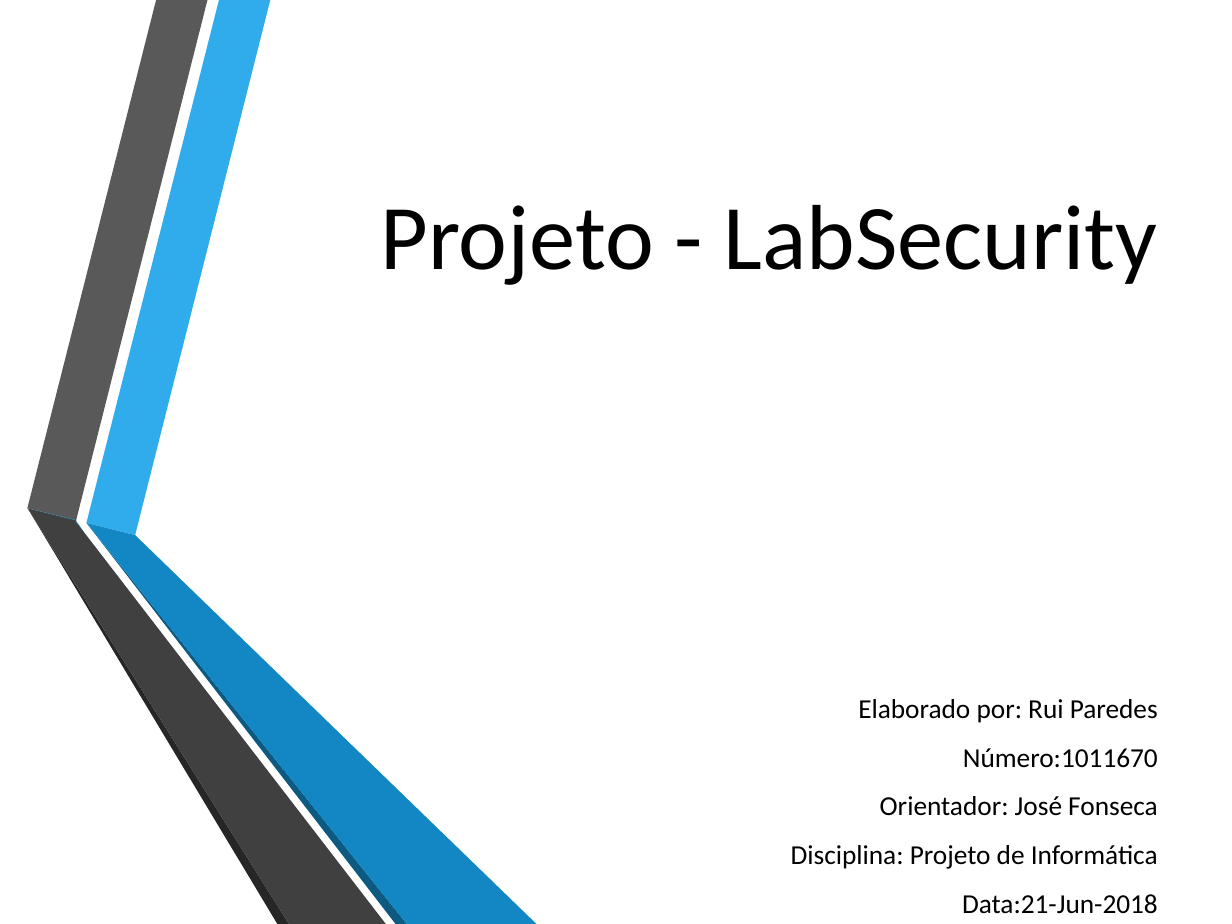
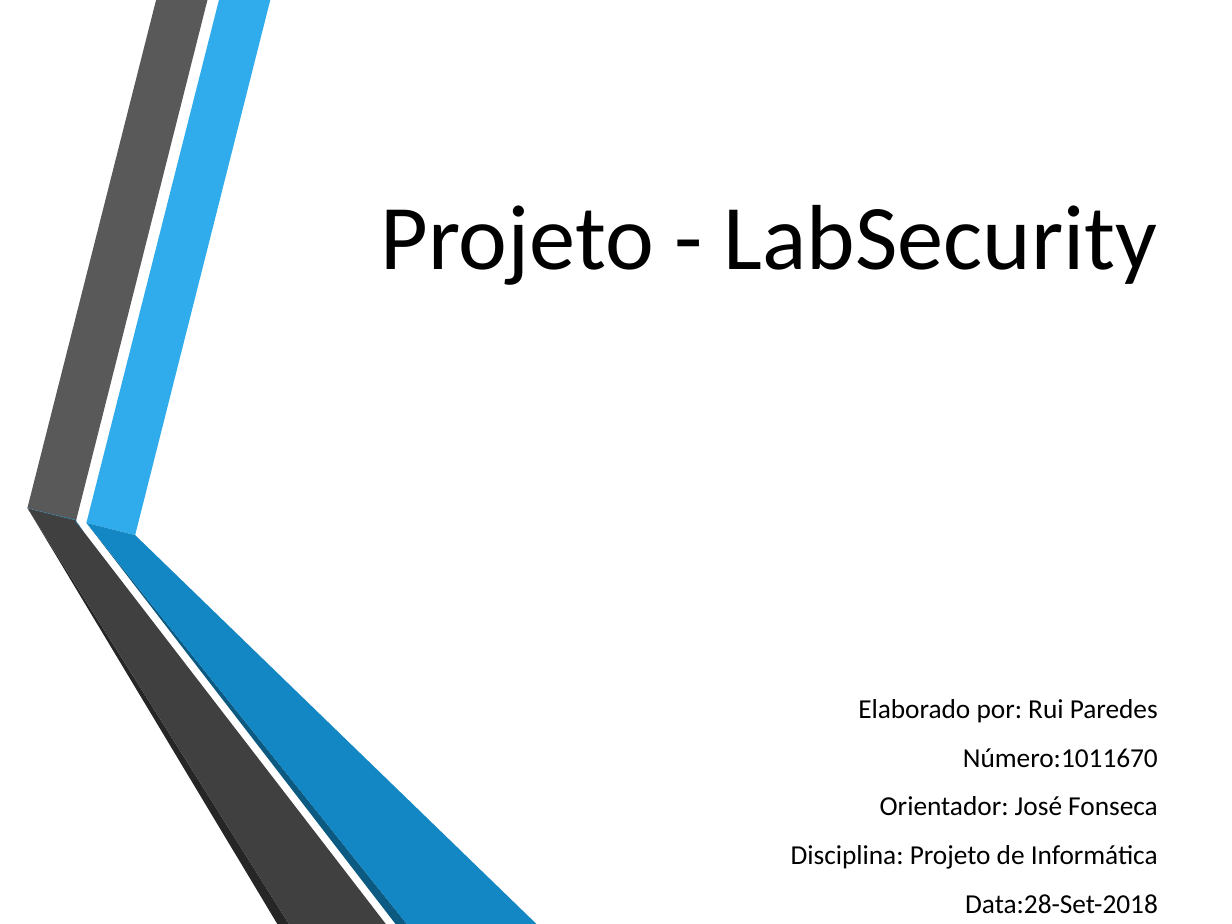
Before and after one commit to ruiparedes/ProjetoFinal, a slide deck: slide 1 of Documentos/Apresentacao Intermedia- Projeto - LabSecurity.pptx. Drawn at 1232x924 pixels with LibreOffice and Linux fonts; fonts in the diff are those of the drawing; background and template pictures are left out. Boxes give left, top, right and bottom in pixels: in the first picture for what was removed or moved away, otherwise in the second. Text is boxed around its words. In the diff, an @@ line names an element or a change of style, - is before the commit and + after.

```diff
--- a/Documentos/Apresentacao Intermedia- Projeto - LabSecurity.pptx
+++ b/Documentos/Apresentacao Intermedia- Projeto - LabSecurity.pptx
@@ subtitle at [965,894,1158,914]: text changed @@
-Data:21-Jun-2018
+Data:28-Set-2018
```
Also in this commit, not shown: 3 other slides changed, 7 slides added, 8 other files.
